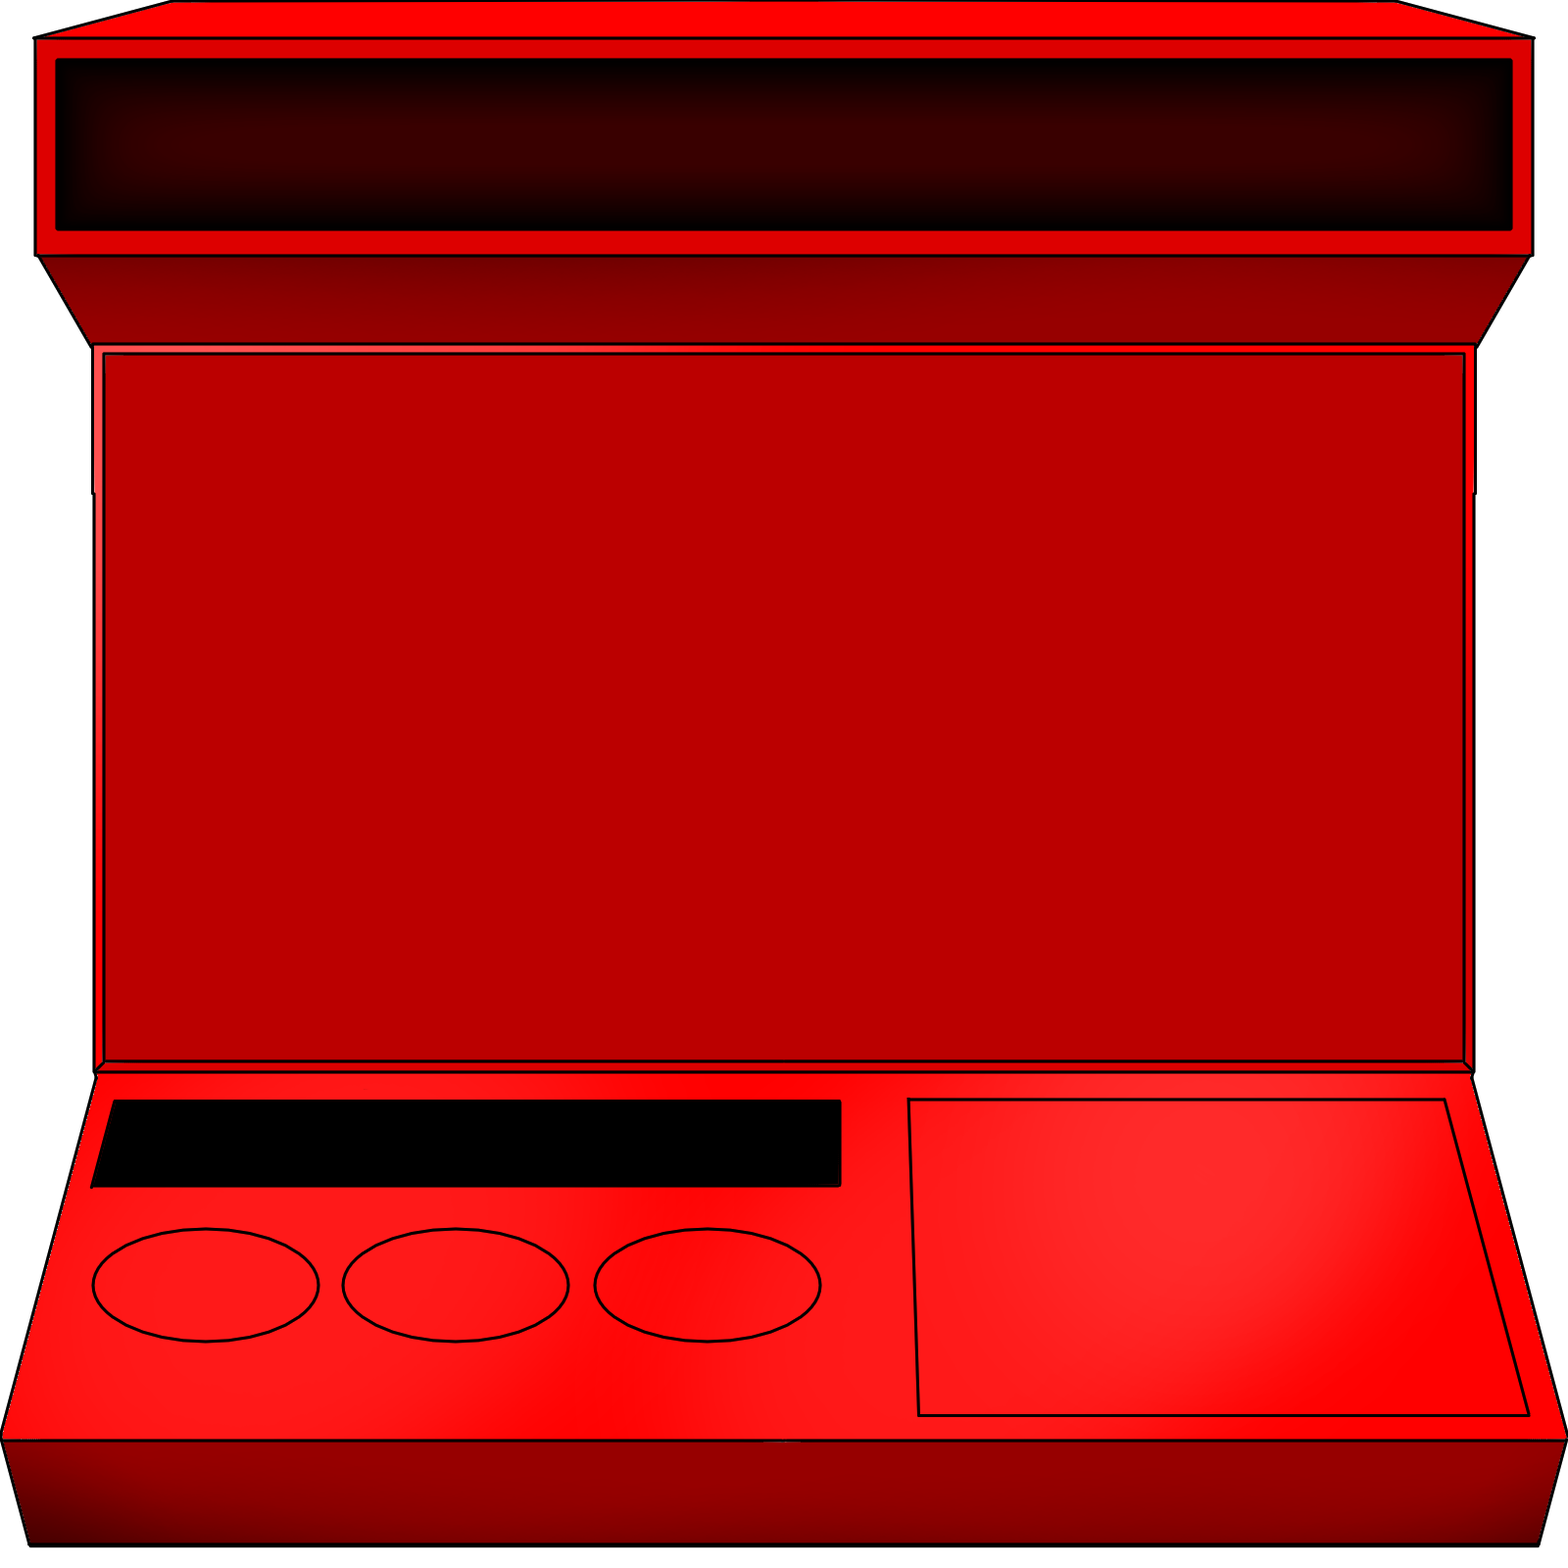
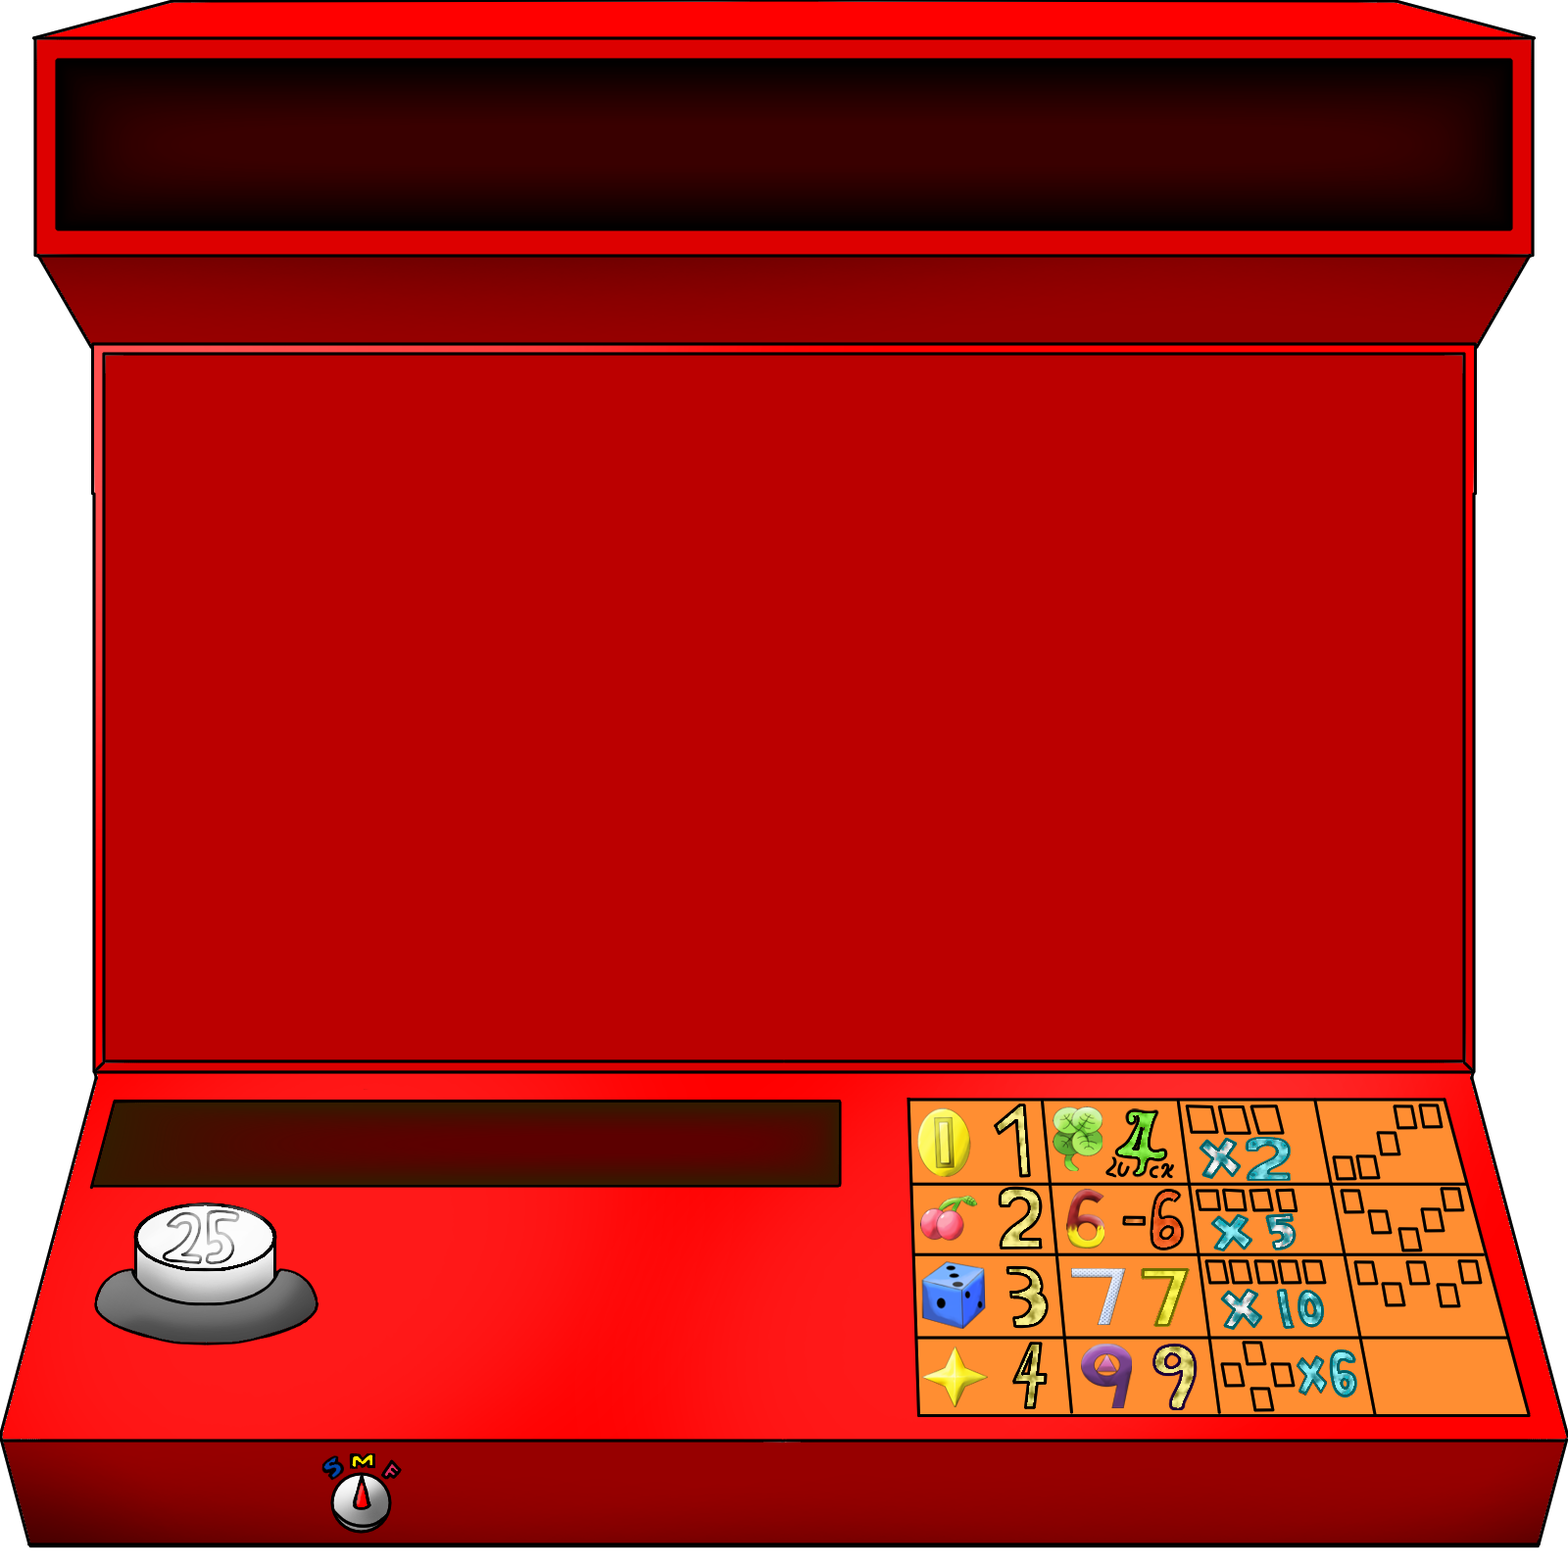
Before/after of a (1568, 1568) layered artwork. What changed in the layer stack:
added layer "SpeedMeter" above "SpeedMeterNase" over [91,1097,1528,1534]
added layer "SpeedNobBase" above "Paint Layer 3" over [321,1453,402,1534]
added layer "Paint Layer 3" above "ButtonLowerPart1" over [321,1453,402,1534]
added layer "ButtonLowerPart1" above "buttonUpperPart3" over [91,1191,1528,1534]
added layer "buttonUpperPart3" above "buttonUpperPart2" over [125,1202,314,1318]
added layer "buttonUpperPart2" above "buttonUpperPart1" over [125,1202,314,1318]
added layer "buttonUpperPart1" above "Buttons base" over [125,1202,314,1318]
hid "Buttons base", painted on it over [91,1202,823,1346]
painted on "TotalCoins" over [94,1102,839,1255]
painted on "Value info base" over [909,1097,1528,1415]
added group "Group 2" with 11 layers above "SlotMachineBase" over [91,1097,1528,1534]
added layer "9" in group "Group 2" over [1128,1317,1255,1415]
added layer "7" in group "Group 2" over [1128,1254,1255,1318]
added layer "6" in group "Group 2" over [1128,1128,1255,1318]
added layer "4LeafClover" in group "Group 2" over [1128,1100,1192,1192]
added layer "4Star" in group "Group 2" over [916,1317,1004,1415]
added layer "BlueDice" in group "Group 2" over [914,1254,1004,1380]
added layer "Patterns" in group "Group 2" over [940,1097,1528,1415]
added layer "Values" in group "Group 2" over [91,1097,1528,1534]
added layer "ValueInfo" in group "Group 2" over [909,1097,1528,1415]
painted on "SlotMachineBase" over [91,1097,1528,1534]
painted on "SM1C" over [91,1097,1528,1534]